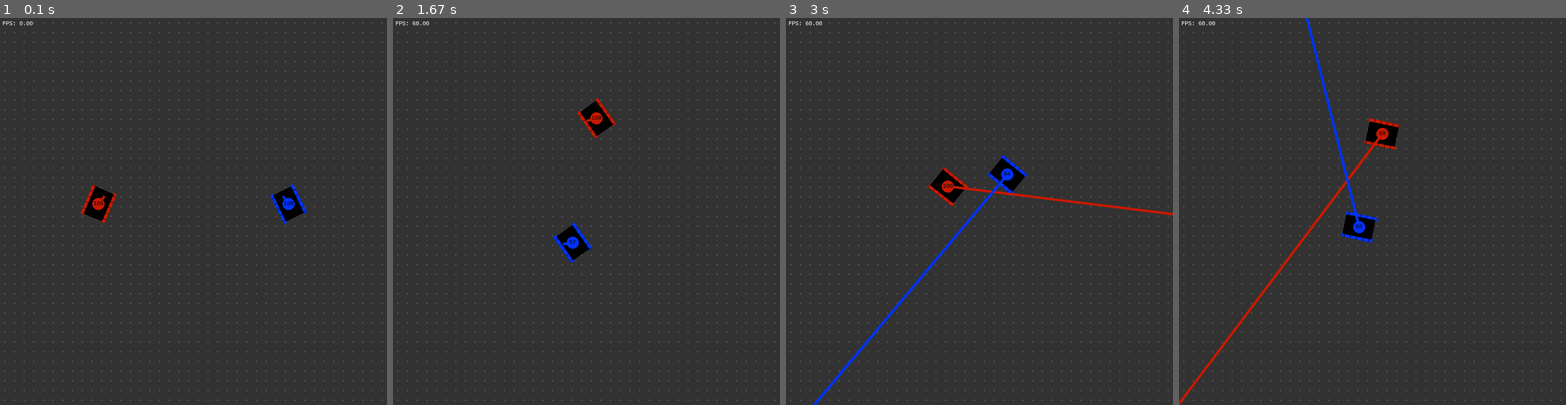
Above: before the commit, frames 1-4 (left to right).
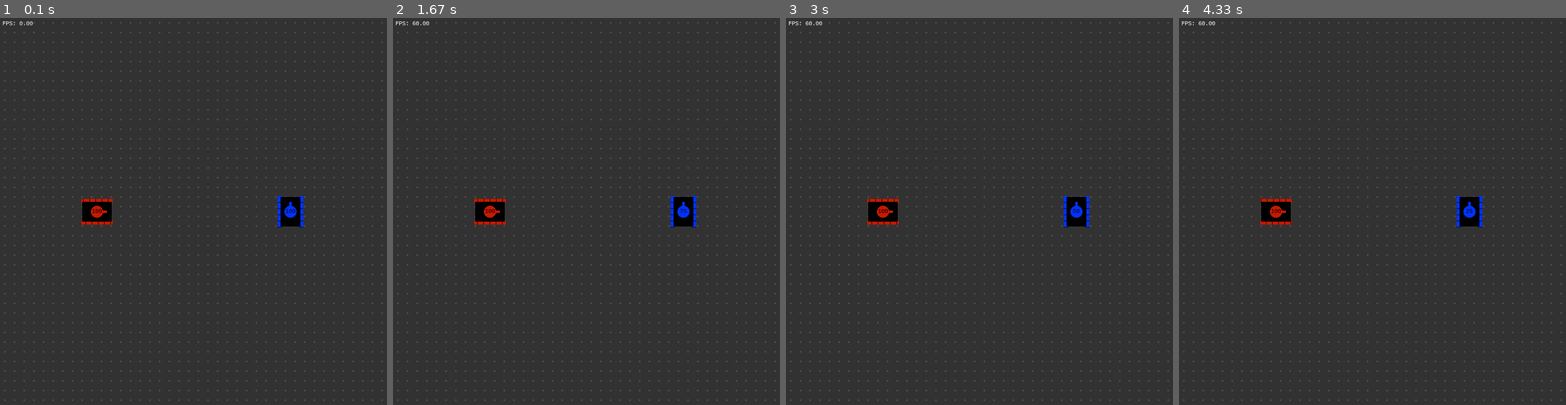
Above: after the commit, the same moments.

Repository: ginop/LaserTanks
Game: pygame game, started from LaserTanks.py
The game is run twice, just before and just after one commit, with the same random seed, the same clock (stepped at 60 frames per second) and the same inputs.
Inputs:
- Up to frame 1 (0.1 s): no input
- Up to frame 2 (1.67 s): no input
- Up to frame 3 (3 s): no input
- Up to frame 4 (4.33 s): no input

The runs differ from the first frame. In frame 1, 1.1% of the frame differs, in the area x 20-80%, y 43-55%; in frame 2, 2.1%; in frame 3, 2.9%; in frame 4, 3.0%, in the area x 0-79%, y 0-100%.

Commit message:
Initial implementation of tank motion equations
Not tested yet.

Diff:
--- a/LaserTanks.py
+++ b/LaserTanks.py
@@ -10,7 +10,7 @@
 
 class Game():
 
-    def __init__(self, tanks=[], px=20, screen_width=40, screen_height=40):
+    def __init__(self, tanks=[], px=20, screen_width=40, screen_height=40, real_time=True):
         for tank in tanks:
             tank.game = self
         self.tanks = tanks
@@ -18,6 +18,7 @@
         self.px = px  # pixels per game unit
         self.screen_width = screen_width  # in game unites
         self.screen_height = screen_height  # in game units
+        self.real_time = real_time
 
         self.screen = pg.display.set_mode((self.screen_width*self.px,
                                            self.screen_height*self.px))
@@ -112,18 +113,12 @@
         fps = 60
         time = 0
 
-        fps = 60
+        dt = 0.01
+
         while running:
 
-            clock.tick(fps)  # limit fps
-            dt = clock.get_time()/1000  # convert msec to sec
-            time += dt
-
-            # End loop when window is closed
-            for event in pg.event.get():
-                # print(event)
-                if event.type == pg.QUIT:
-                    running = False
+            if self.real_time:
+                clock.tick(fps)  # limit fps
 
             # set the scene
             self.screen.fill((50, 50, 50))
@@ -133,11 +128,25 @@
                                    (round(self.px*(x+1/2)),
                                     round(self.px*(y+1/2))), round(self.px/10))
 
-            public_info = [[them.public() for them in self.tanks
-                            if them is not me] for me in self.tanks]
-            [T.update(dt, time, P) for T, P in zip(self.tanks, public_info)]
-            [T.move(dt) for T in self.tanks]
-            self.detect_hits(dt)
+            # Decoupled dt from real-time display. This way it can be much
+            # faster and deterministic.
+            # dt = clock.get_time()/1000  # convert msec to sec
+            next_time = time + 1/fps
+            while time < next_time:
+                time += dt
+
+                # End loop when window is closed
+                for event in pg.event.get():
+                    # print(event)
+                    if event.type == pg.QUIT:
+                        running = False
+
+                public_info = [[them.public() for them in self.tanks
+                                if them is not me] for me in self.tanks]
+                [T.update(dt, time, P) for T, P in zip(self.tanks, public_info)]
+                [T.move(dt) for T in self.tanks]
+                self.detect_hits(dt)
+
             [T.draw() for T in self.tanks]
             [T.draw_laser() for T in self.tanks]
             actual_fps = clock.get_fps()
@@ -179,9 +188,9 @@
 
     screen_width = 40
     screen_height = 40
-    R = Tank('FixedOffset_PIDTracking_Controller', (200, 25, 0),
+    R = Tank('Waypoint_PID_Controller', (200, 25, 0),
              [screen_width/4, screen_height/2], [90, 0])
-    B = Tank('FixedOffsetController', (0, 50, 255),
+    B = Tank('LaserTankController', (0, 50, 255),
              [screen_width*3/4, screen_height/2], [90, 0])
     game = Game(tanks=[R, B], screen_width=screen_width,
                 screen_height=screen_height)
--- a/Tank.py
+++ b/Tank.py
@@ -1,7 +1,7 @@
 import numpy as np
 from math import pi
 from importlib import import_module
-
+from scipy.integrate import quad
 
 def rotate(points, angle):
     """
@@ -45,19 +45,26 @@
         self.game = None
         # Load named module and instantiate object of class with same name
         self.control = import_module(control).__dict__[control]()
+
         self.position = np.array(pos).astype(float)
         self.orientation = np.array(orient)
-        self.velocity = np.array([0, 0]).astype(float)
-        self.drive = np.array([0., 0.])  # L and R tread speed in units/sec
+        self.speed = 0.
+        self.spin = 0.
+
+        self.drive = np.array([0., 0.])  # normalized L, R tread force (in +-1)
+        self.tread_speed = np.array([0., 0.])
         self.tread_offset = np.array([0., 0.])  # for animating treads
-        self.spin = 0.  # commanded turret spin in degrees per sec
+
+        self.turret_torque = 0.  # normalized turret torque (in +-1)
+        self.turret_spin = 0.  # commanded turret spin in degrees per sec
+
         self.shoot = False  # command to fire laser
         self.time_to_ready = self.reload_time
+        self.laser_length = Tank.laser_length  # made shorter on hit
+
         self.hull = 100.
         self.battery = 100.
         self.color = color
-        self.laser_length = Tank.laser_length  # made shorter on hit
-        # self.shield = None
 
     def draw(self):
         # Specify tank shape centered on origin with 0 rotation (pointed right)
@@ -125,6 +132,14 @@
         self.drive, self.spin, self.shoot = self.control.main(t, Tank,
                                                               self.public(),
                                                               target_info)
+        if (abs(self.drive[0]) > 1 or abs(self.drive[1]) > 1 or
+           abs(self.spin) > 1):
+            from warnings import warn
+            warn("Tank controller outputs for tread and turret" +
+                 "torque should all be between -1 and 1!")
+            self.drive[0] = min(max(-1, self.drive[0]), 1)
+            self.drive[1] = min(max(-1, self.drive[1]), 1)
+            self.spin = min(max(-1, self.spin), 1)
         self.time_to_ready -= dt
         if self.time_to_ready > 0.:
             self.shoot = False
@@ -132,22 +147,127 @@
             self.time_to_ready = Tank.reload_time + self.laser_dur
 
     def move(self, dt):
-        # forward motion is average of tread speeds
-        v = (self.drive[0] + self.drive[1])/2
-        # relative speed in the treads causes rotation
-        spread = Tank.body_width + Tank.tread_width - 2*Tank.tread_overlap
-        w = (self.drive[1] - self.drive[0])/spread
-        # motion is an arc
-        self.tread_offset += self.drive*dt
-        self.orientation[1] += self.spin*dt
-        a = self.orientation[0]*pi/180  # for brevity below
-        if w == 0.0:
-            self.position[1] += dt*v*np.sin(a)
-            self.position[0] += dt*v*np.cos(a)
+        # From Nutaro, Table 2.1
+        m = 0.8  # kg
+        J = 5e-4  # kg m**2
+        B = Tank.body_width + Tank.tread_width - 2*Tank.tread_overlap
+        Br = 1.  # Rolling friction, N s / m
+        Bs = 14.  # Sliding friction, N s / m
+        Bl = 0.7  # Turning friction, N m s / rad
+        Sl = 0.3  # Lateral friction, N m
+        # Scale normalized inputs to physical values
+        tread_force_max = 5.  # N
+        Fl = self.drive[0] * tread_force_max
+        Fr = self.drive[1] * tread_force_max
+        # Tank only turns if relative tread force can overcome lateral friction
+        if -Sl < (Fr - Fl) * B / 2 < Sl:
+            # Not turning
+            # Solve diff. eq. to get non-linear function for speed, v(t)
+            # dv/dt = (Fl+Fr-Br*v)/m
+            # dt = m*dv/(Fl+Fr-Br*v)
+            # t = -m/Br*log(Fl+Fr-Br*v) + C
+            # Using initial condition v(0) = v0
+            # C = m/Br*log(Fl+Fr-Br*v0)
+            # t = m/Br*log(Fl+Fr-Br*v0) - m/B*log(Fl+Fr-Br*v)
+            # t = -m/Br*log((Fl+Fr-Br*v)/(Fl+Fr-Br*v0))
+            # v = (Fl+Fr)/Br - (v0-(Fl+Fr)/Br)*exp(-Br*t/m)
+            A = (Fr + Fl) / Br
+            v0 = self.speed
+            self.speed = A + (v0 - A) * np.exp(-Br * dt / m)
+            # Integrate to get path length
+            # v = dr/dt = (Fl+Fr)/Br - (v0-(Fl+Fr)/Br)*exp(-Br*t/m)
+            # r = t*(Fl+Fr)/Br + m/Br*(v0-(Fl+Fr)/Br)*exp(-Br*t/m) + C
+            # Using initial condition r(0) = 0
+            # C = -m/Br*(v0-(Fl+Fr)/Br)
+            # r = t*(Fl+Fr)/Br + m/Br*(v0-(Fl+Fr)/Br)*(exp(-Br*t/m)-1)
+            r = A * dt + m / Br * (v0/Br - A) * (np.exp(-Br * dt / m) - 1)
+            # Rotate path length into coordinate frame
+            a = self.orientation[0]*pi/180
+            self.position[0] += r * np.cos(a)
+            self.position[1] += r * np.sin(a)
+            self.spin = 0.
+            # Calculate each tread rotation
+            # vl = vr = v
+            # dl = dr = r
+            self.tread_offset[0] += r
+            self.tread_offset[1] += r
         else:
-            self.position[1] -= v/w*(np.cos(a+w*dt)-np.cos(a))
-            self.position[0] += v/w*(np.sin(a+w*dt)-np.sin(a))
-            self.orientation[0] += w*dt*180/pi
+            # Is turning
+            # dv/dt = (Fl+Fr-(Br+Bs)*v)/m
+            # Substitute (Br+Bs) for Br in non-turning equations
+            # v = (Fl+Fr)/(Br+Bs) -
+            #     (v0-(Fl+Fr)/(Br+Bs))*exp(-(Br+Bs)*t/m)
+            # r = t*(Fl+Fr)/(Br+Bs) +
+            #     m/(Br+Bs)*(v0-(Fl+Fr)/Br)*(exp(-(Br+Bs)*t/m)-1)
+            A = (Fr + Fl) / (Br + Bs)
+            v0 = self.speed
+            self.speed = A + (v0 - A) * np.exp(-(Br+Bs) * dt / m)
+            r = (A * dt + m / (Br + Bs) * (v0/(Br + Bs) - A) *
+                 (np.exp(-(Br + Bs) * dt / m) - 1))
+            # Solve diff. eq. to get angular rate, w
+            # dw/dt = ((Fl-Fr)*B/2 - Bl*w)/J
+            # dt = J*dw/(B/2*(Fl-Fr)-Bl*w)
+            # t = -J/Bl*log(B*(Fl-Fr)-2*Bl*w) + C
+            # Using initial condition w(0) = w0
+            # C = J/Bl*log(B*(Fl-Fr)-2*Bl*w0)
+            # t = -J/Bl*log((B*(Fl-Fr)-2*Bl*w)/(B*(Fl-Fr)-2*Bl*w0))
+            # w = (B/2*(Fl-Fr)-(B/2*(Fl-Fr)-Bl*w0)*exp(-Bl*t/J))/Bl
+            A = B/2*(Fl-Fr)
+            w0 = self.spin
+            self.spin = (A - (A - Bl*w0) * np.exp(-Bl*dt/J)) / Bl
+            # Integrate to get orientation, a
+            # w = da/dt = (B/2*(Fl-Fr)-(B/2*(Fl-Fr)-Bl*w0)*exp(-Bl*t/J))/Bl
+            # a = (B/2*(Fl-Fr)*t +
+            #     (B/2*(Fl-Fr)/Bl*J-w0*J)*exp(-Bl*t/J))/Bl
+            self.orientation[0] = (A*dt + J*(A/Bl - w0) *
+                                   np.exp(-Bl*dt/J))/Bl
+            # Calculate for x and y displacement
+            # dx/dt = v(t) * cos(a(t)) : differs in convention from Nutaro
+            # A0 = (Fl+Fr)/(Br+Bs)
+            # A1 = B/2*(Fl-Fr)/Bl
+            # dx/dt = (A0 - (v0-A0)*exp(-(Br+Bs)*t/m)) *
+            #         cos(A1*t + (A1/Bl*J-w0*J/Bl)*exp(-Bl*t/J))
+            # dx/dt may not be analytically integrable
+            # but we can solve the problem numerically
+            # dy/dt = v(t) * sin(a(t))
+
+            def dxdt(t):
+                A0 = (Fl+Fr)/(Br+Bs)
+                A1 = B/2*(Fl-Fr)/Bl
+                return ((A0 - (v0-A0)*np.exp(-(Br+Bs)*t/m)) *
+                        np.cos(A1*t + (A1/Bl*J-w0*J/Bl)*np.exp(-Bl*t/J)))
+
+            def dydt(t):
+                A0 = (Fl+Fr)/(Br+Bs)
+                A1 = B/2*(Fl-Fr)/Bl
+                return ((A0 - (v0-A0)*np.exp(-(Br+Bs)*t/m)) *
+                        np.sin(A1*t + (A1/Bl*J-w0*J/Bl)*np.exp(-Bl*t/J)))
+
+            x, err = quad(dxdt, 0, dt)
+            y, err = quad(dydt, 0, dt)
+            self.position[0] += x
+            self.position[1] += y
+
+            # Calculate each tread rotation
+            # vl = v - B*w/2
+            # A0 = (Fl+Fr)/(Br+Bs)
+            # A1 = B/2*(Fl-Fr)/Bl
+            # vl = A0 - (v0-A0)*exp(-(Br+Bs)*t/m) -
+            #      B/2*(A1-(A1-w0)*exp(-Bl*t/J))
+            # drl/dr = vl
+            # rl = (A0-B/2*A1)*t + m*(v0-A0)/(Br+Bs)*exp(-(Br+Bs)*t/m) -
+            #      B/2*(A1-w0)*J/Bl*exp(-Bl*t/J)
+            # vr = v + B*w/2
+            # rr = (A0+B/2*A1)*t + m*(v0-A0)/(Br+Bs)*exp(-(Br+Bs)*t/m) +
+            #      B/2*(A1-w0)*J/Bl*exp(-Bl*t/J)
+            A0 = (Fl+Fr)/(Br+Bs)
+            A1 = B/2*(Fl-Fr)/Bl
+            self.tread_offset[0] += ((A0-B/2*A1)*dt +
+                                     m*(v0-A0)/(Br+Bs)*np.exp(-(Br+Bs)*dt/m) -
+                                     B/2*(A1-w0)*J/Bl*np.exp(-Bl*dt/J))
+            self.tread_offset[1] += ((A0+B/2*A1)*dt +
+                                     m*(v0-A0)/(Br+Bs)*np.exp(-(Br+Bs)*dt/m) +
+                                     B/2*(A1-w0)*J/Bl*np.exp(-Bl*dt/J))
 
     def public(self):
         return {"position": self.position,
--- /dev/null
+++ b/Waypoint_PID_Controller.py
@@ -0,0 +1,102 @@
+import numpy as np
+from math import pi
+from LaserTankController import LaserTankController
+
+
+def rotate(points, angle):
+    """
+    A helper function for 2D rotations.
+    Inputs:
+        points: a nx2 numpy array
+        angle: rotation angle in degrees
+    Outputs:
+        points: nx2 rotated array
+    """
+    ca = np.cos(angle*pi/180)
+    sa = np.sin(angle*pi/180)
+    R = np.array([[ca, -sa], [sa, ca]])  # positive is CCW
+    R.shape += (1,)  # add dim for broadcasting over n points
+    points = points.T
+    points.shape = (1,) + points.shape  # 1x2xn
+    points = (R*points).sum(axis=1).T  # do rotation and return original shape
+    return points
+
+
+class Waypoint_PID_Controller(LaserTankController):
+
+    def __init__(self):
+        self.waypoint_gen = waypoint()
+        self.destination = next(self.waypoint_gen)
+        self.drive_pid = PID(1., 0.5, 0.2)
+        self.aim_pid = PID(1., 0.5, 0.2)
+
+    def main(self, t, Tank, me, them):
+        if len(them) == 0:
+            return(np.array([0., 0.]), 0., False)
+
+        them = them[0]  # only concerned with one target
+
+        # Use a PID controller to keep the tank pointed to the next waypoint
+        vec = self.destination - me['position']
+        dist = np.sqrt(vec.dot(vec))
+        angle = np.arctan2(vec[1], vec[0])*180/pi - me['orientation'][0]
+        if dist < 5:  # get next waypoint
+            self.destination = next(self.waypoint_gen)
+            vec = self.destination - me['position']
+            dist = np.sqrt(vec.dot(vec))
+            angle = np.arctan2(vec[1], vec[0])*180/pi - me['orientation'][0]
+            # Should we reset the PID controller here?
+        w = self.drive_pid.step(angle)
+        # Drive as fast as possible without saturating either tread drive
+        B = Tank.body_width + Tank.tread_width - 2*Tank.tread_overlap
+        drive = np.array([0., 0.])
+        if -2 < B*w < 2:
+            if w > 0:
+                drive[1] = 1
+                drive[0] = 1 - B*w
+            else:
+                drive[0] = 1
+                drive[1] = 1 - B*w
+        else:
+            drive[0] = -np.sign(w)
+            drive[1] = np.sign(w)
+
+        # Use a PID controller to keep the turret focused on the enemy
+        vec = them['position'] - me['position']
+        angle = np.arctan2(vec[1], vec[0])*180/pi - me['orientation'][0]
+        # Determine difference between aim and desired aim for PID controller
+        d_angle = angle - me['orientation'][1]
+        d_angle = (d_angle + 180) % 360 - 180  # in +-180
+        total_spin = self.aim_pid.step(d_angle)
+        # Command turret spin with compensation for body spin
+        turret_spin = total_spin - 0.  # TODO add me.omega
+
+        # Fire when aim is right
+        fire = d_angle < 2
+
+        return drive, turret_spin, fire
+
+
+def waypoint():
+    # Create an infinite generator of waypoints, cycling through the list
+    from itertools import cycle
+    # For a 40x40 arena size
+    pts = [(5, 5), (35, 5), (35, 35), (5, 35)]
+    for point in cycle(pts):
+        yield np.array(point)
+
+
+class PID():
+    # PID controller that drives x to zero
+    def __init__(self, P, I, D):
+        self.P = P
+        self.I = I
+        self.D = D
+        self.ix = 0
+        self.lastx = 0
+
+    def step(self, x):
+        self.ix += x
+        dx = x - self.lastx
+        self.lastx = x
+        return self.P * x + self.I * self.ix + self.D * dx
Not shown, added: Tank Motion Equations Derivation.ipynb
